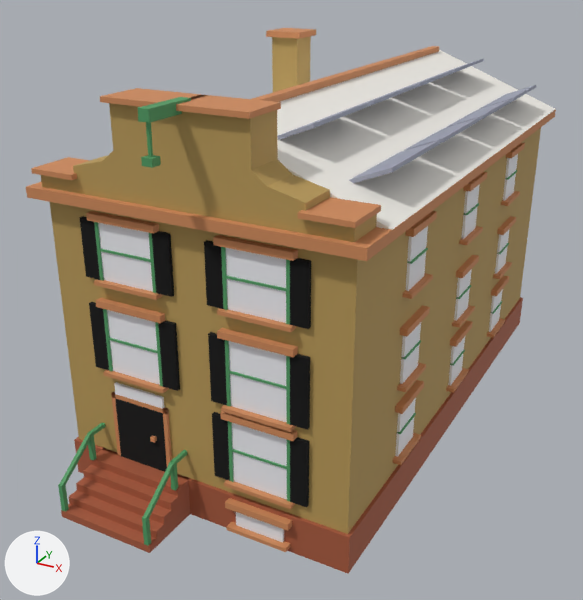
Renders of the Blender file assets/managed-models/buildings/house-1x2-3f-dutch-a-solar/house-1x2-3f-dutch-a-solar.blend from each side of a commit.
The view is the same before and after, from a 50 mm lens placed at (1.144, -2.348, 1.524), pointed at (-0.069, -0.142, 0.421). The axes (+X, +Y, +Z) are drawn at lower left. The lights are the same throughout. The older version comes first.

The first picture shows 'house-1x2-3f-dutch-a-solar'.
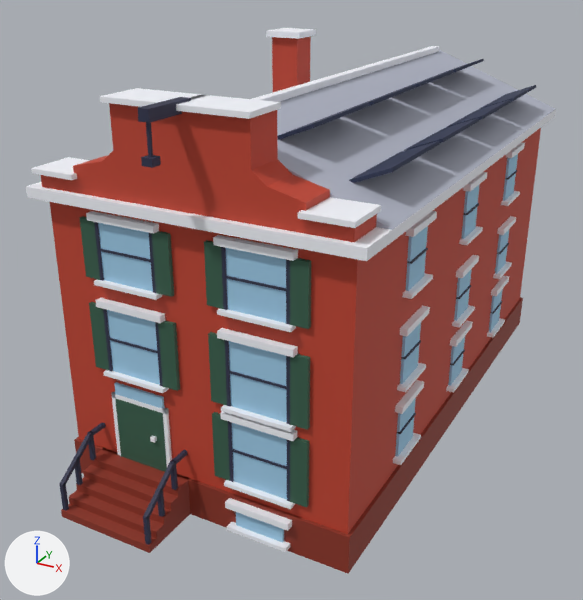
Boxes [x1, y1, x2, y2] around the edits, measured in the pictures (583 x 600 px; the box of a moved part takes in the faces that stretch with it):
part 1 of me_house_1x2_3f_dutch_a_solar, added
    after: [74, 458, 83, 485]
part 2 of me_house_1x2_3f_dutch_a_solar, moved or reshaped
    before: [58, 424, 188, 546]
    after: [59, 424, 188, 545]
part 3 of me_house_1x2_3f_dutch_a_solar, surface changed
    both: [26, 28, 556, 574]

The change, as a list of edits to the scene's bpy script:
```text
Change me_house_1x2_3f_dutch_a_solar:
    used by ob_house_1x2_3f_dutch_a_solar; location = (0.0, 0.0, 0.0)
    remove me_house_1x2_3f_dutch_a_solar.from_pydata(...)  # 1564 vertices, 1168 faces; spans x -0.5..0.5, y -1.0..1.0, z 0.0..1.25
    add me_house_1x2_3f_dutch_a_solar.from_pydata(...)  # 1580 vertices, 1180 faces; spans x -0.5..0.5, y -1.0..1.0, z 0.0..1.25
    me_house_1x2_3f_dutch_a_solar part 1: a new loose piece, a box spanning x -0.356..-0.344, y -0.931..-0.919, z 0.072..0.164, in mat_m_house_1x2_3f_dutch_a_solar
    me_house_1x2_3f_dutch_a_solar part 2
    6 vertices are removed from x -0.36..-0.04, y -1.0..-0.99, z 0.02..0.11
    38 faces are deleted
    2 vertices move from x -0.06..-0.04, y -1.0, z 0.11 to x -0.06..-0.04, y -0.93, z 0.16
    14 vertices are added at x -0.36..-0.04, y -1.0..-0.92, z 0.02..0.16
    44 new faces join them
    me_house_1x2_3f_dutch_a_solar part 3: 1130 kept faces spanning x -0.5..0.5, y -1.0..1.0, z 0.0..1.25 get new texture (UV) coordinates
```
